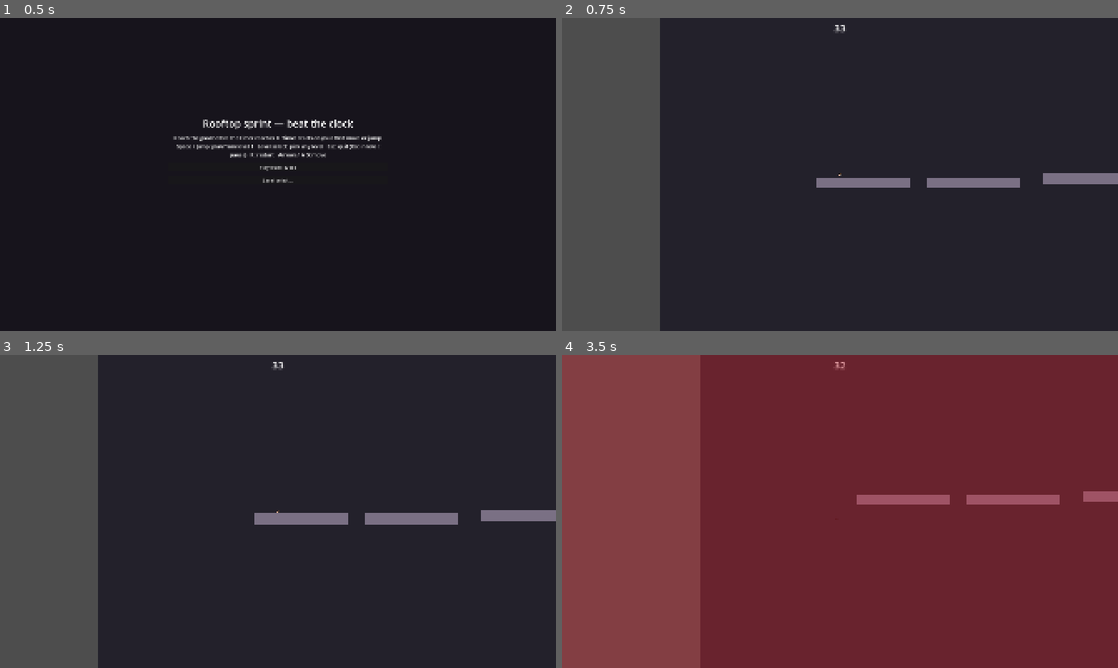
Above: before the commit, frames 1-4 (two rows, left to right).
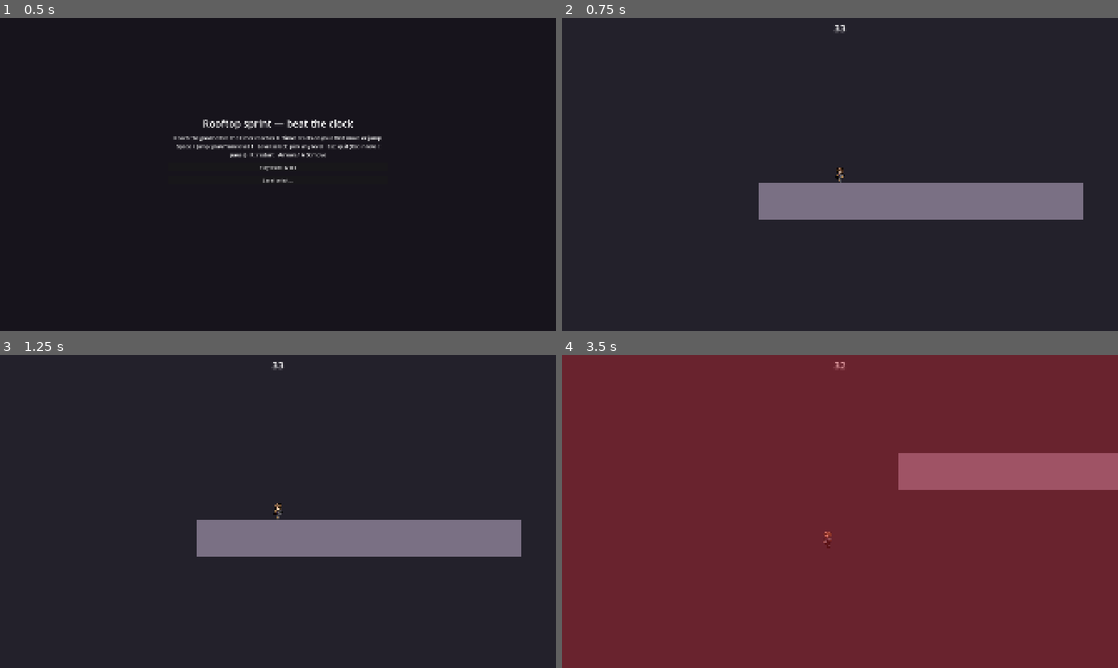
Above: after the commit, the same moments.

Repository: omarelsahy/e33-platformer
Game: Godot game, scene res://scenes/main_menu.tscn
The game is run twice, just before and just after one commit, with the same random seed, the same clock (stepped at 60 frames per second) and the same inputs.
Inputs:
- Up to frame 1 (0.5 s): no input
- Up to frame 2 (0.75 s): click "Play from level 1" at 0.5 s
- Up to frame 3 (1.25 s): no input
- Up to frame 4 (3.5 s): tap Enter (ui_accept) at 1.25 s; hold D (move_right) 1.28-2.78 s; tap E (dash) at 1.35, 2.85 s; tap Space (jump) at 1.52, 2.27 s; tap Shift (sprint) at 2.1 s; hold A (move_left) from 2.78 s (still down)

Frame 1 is identical in both runs. In frame 2, 25% of the frame differs, in the area x 0-100%, y 0-100%; in frame 3, 25%; in frame 4, 31%.

Commit message:
Map dash to right bumper; zoom camera in on player
Made-with: Cursor

Diff:
--- a/project.godot
+++ b/project.godot
@@ -90,7 +90,7 @@
 dash={
 "deadzone": 0.5,
 "events": [Object(InputEventKey,"resource_local_to_scene":false,"resource_name":"","device":-1,"window_id":0,"alt_press …(192 unchanged characters)…
-, Object(InputEventJoypadButton,"resource_local_to_scene":false,"resource_name":"","device":-1,"button_index":1,"pressure":0.0,"pressed":true,"script":null)
+, Object(InputEventJoypadButton,"resource_local_to_scene":false,"resource_name":"","device":-1,"button_index":10,"pressure":0.0,"pressed":true,"script":null)
 ]
 }
 
--- a/scenes/player.tscn
+++ b/scenes/player.tscn
@@ -24,5 +24,6 @@
 shape = SubResource("RectangleShape2D_body")
 
 [node name="Camera2D" type="Camera2D" parent="." unique_id=429061326]
+zoom = Vector2(3.5, 3.5)
 position_smoothing_enabled = true
 position_smoothing_speed = 14.0
